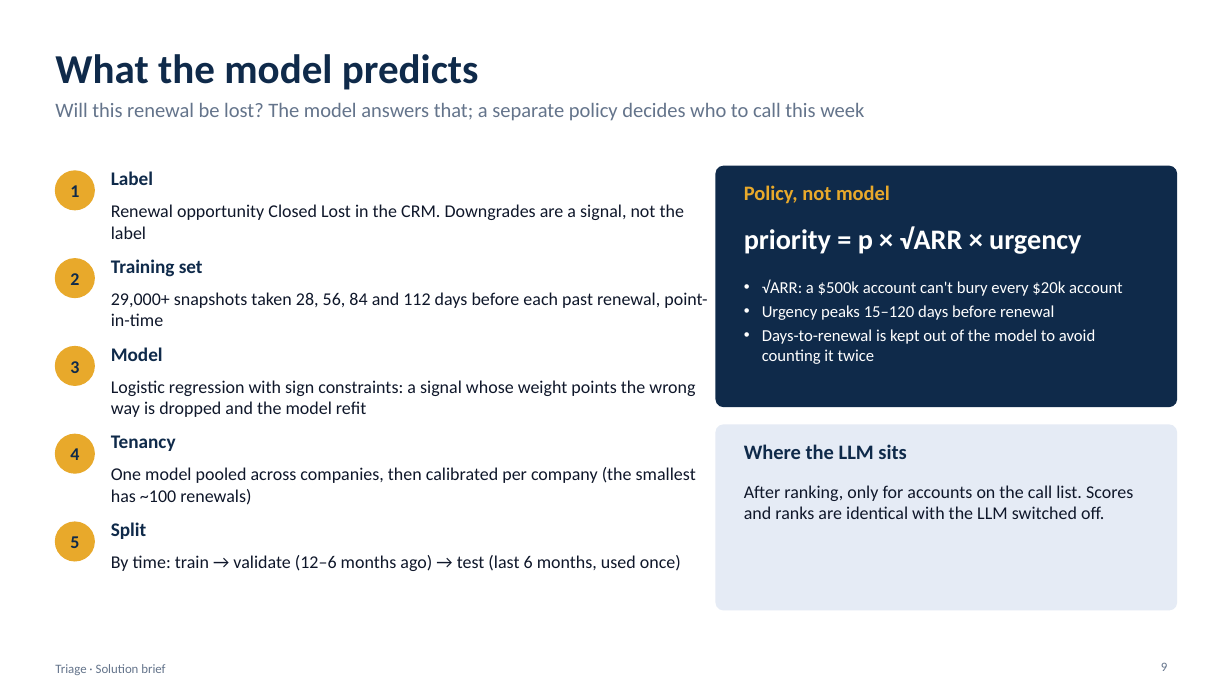
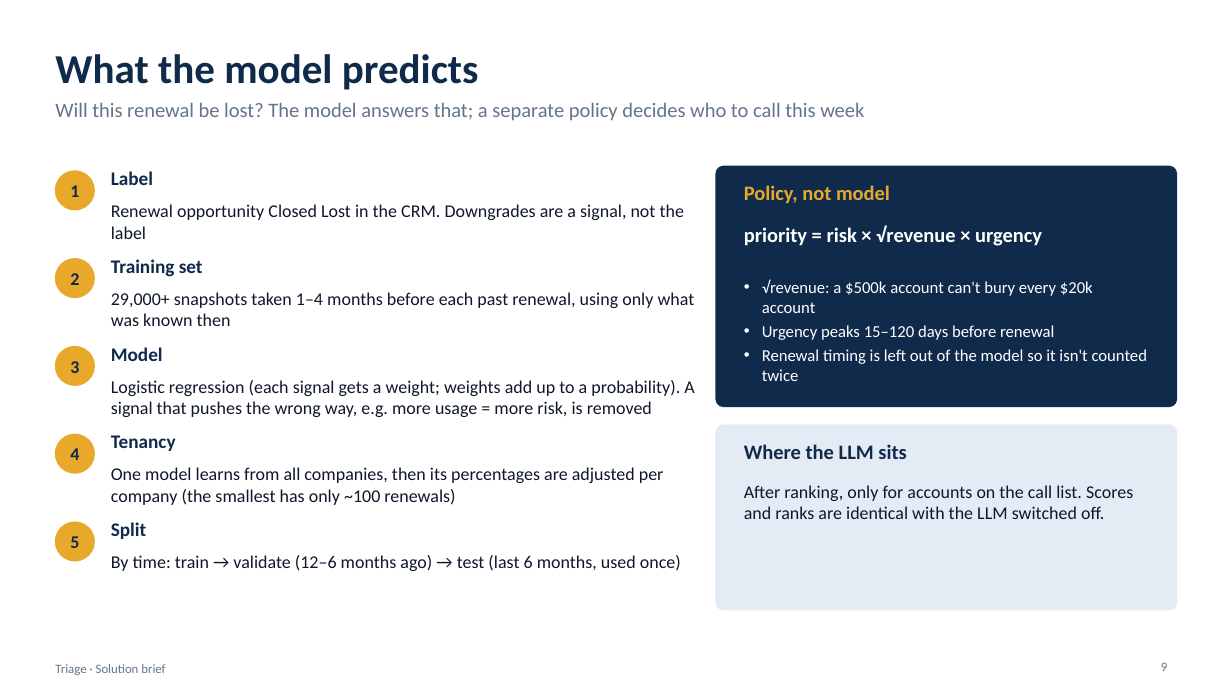
Before and after one commit to kuldeep24680/csm-triage, a slide deck: slide 9 of project_context/Triage_Solution_Brief.pptx. Drawn at 1232x693 pixels with LibreOffice and Linux fonts; fonts in the diff are those of the drawing. Boxes give left, top, right and bottom in pixels: in the first picture for what was removed or moved away, otherwise in the second. Text is boxed around its words. In the diff, an @@ line names an element or a change of style, - is before the commit and + after.

Commit message:
Solution brief: plain-language wording and a glossary slide

```diff
--- a/project_context/Triage_Solution_Brief.pptx
+++ b/project_context/Triage_Solution_Brief.pptx
@@ text at box(744, 225, 1042, 246): text changed; size 22 to 16 pt @@
-priority = p × √ARR × urgency
+priority = risk × √revenue × urgency
@@ text at box(111, 292, 695, 326): text changed @@
-29,000+ snapshots taken 28, 56, 84 and 112 days before each past renewal, point-in-time
+29,000+ snapshots taken 1–4 months before each past renewal, using only what was known then
@@ text at box(762, 280, 1093, 313): text changed @@
-• √ARR: a $500k account can't bury every $20k account
+• √revenue: a $500k account can't bury every $20k account
@@ text at box(762, 349, 1147, 381): text changed @@
-• Days-to-renewal is kept out of the model to avoid counting it twice
+• Renewal timing is left out of the model so it isn't counted twice
@@ text at box(111, 380, 694, 417): text changed @@
-Logistic regression with sign constraints: a signal whose weight points the wrong way is dropped and the model refit
+Logistic regression (each signal gets a weight; weights add up to a probability). A signal that pushes the wrong way, e.g. more usage = more risk, is removed
@@ text at box(111, 467, 664, 505): text changed @@
-One model pooled across companies, then calibrated per company (the smallest has ~100 renewals)
+One model learns from all companies, then its percentages are adjusted per company (the smallest has only ~100 renewals)
```
Also in this commit, not shown: 14 other slides changed, 1 slide added.
